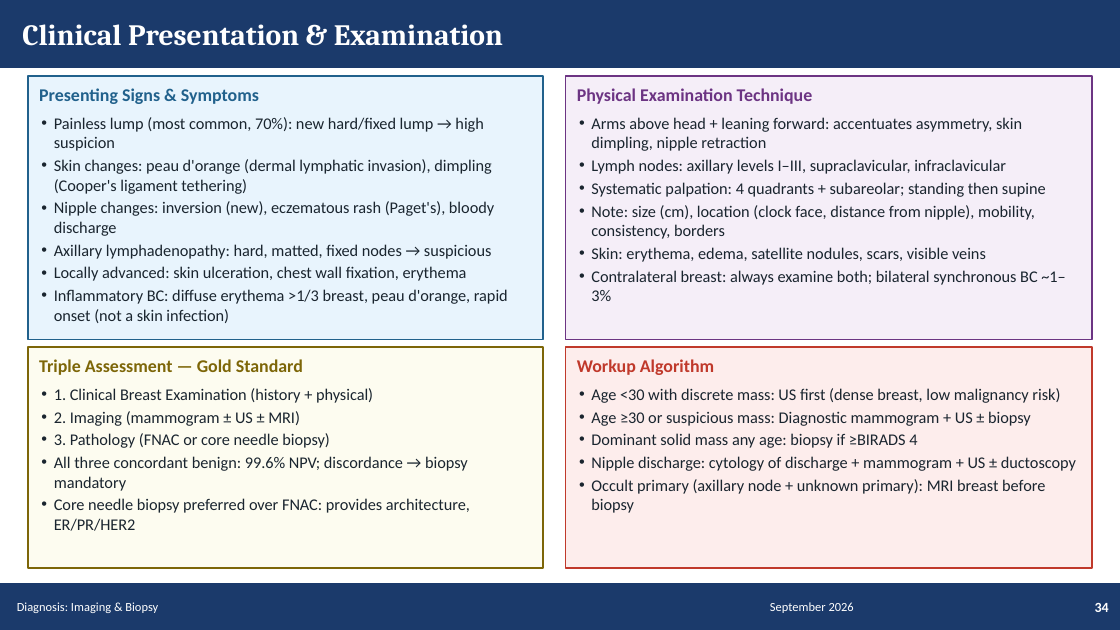
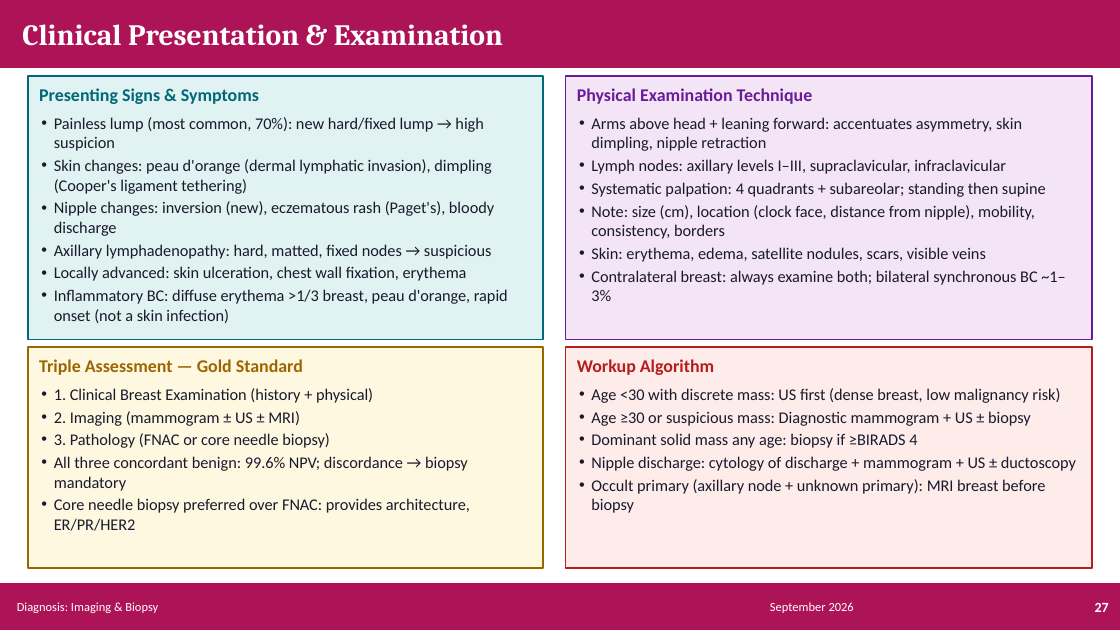
Before and after one commit to Muluamlak/Phone, a slide deck: slide 27 of BreastCancer_Management_Enhanced.pptx (slide 34 before the commit). Drawn at 1120x630 pixels with LibreOffice and Linux fonts; fonts in the diff are those of the drawing. Boxes give left, top, right and bottom in pixels: in the first picture for what was removed or moved away, otherwise in the second. Text is boxed around its words. In the diff, an @@ line names an element or a change of style, - is before the commit and + after.

```diff
--- a/BreastCancer_Management_Enhanced.pptx
+++ b/BreastCancer_Management_Enhanced.pptx
@@ rectangle at [0,0,1120,67]: fill #1B3A6B to #AD1457; outline #1B3A6B 1 pt to #AD1457 1 pt @@
@@ rectangle at [28,76,543,339]: fill #E8F4FD to #E0F2F1; outline #21618C 1 pt to #006978 1 pt @@
@@ text "Presenting Signs & Symptoms" at [39,88,259,104]: text colour #21618C to #006978 @@
@@ rectangle at [566,76,1092,339]: fill #F5EEF8 to #F3E5F5; outline #6C3483 1 pt to #6A1B9A 1 pt @@
@@ text "Physical Examination Technique" at [577,88,813,104]: text colour #6C3483 to #6A1B9A @@
@@ rectangle at [28,347,543,568]: fill #FDFCF0 to #FFF8E1; outline #7D6608 1 pt to #9C6500 1 pt @@
@@ text "Triple Assessment — Gold Standard" at [39,359,303,375]: text colour #7D6608 to #9C6500 @@
@@ rectangle at [566,347,1092,568]: fill #FDEDEC to #FDECEA; outline #C0392B 1 pt to #B71C1C 1 pt @@
@@ text "Workup Algorithm" at [577,359,714,375]: text colour #C0392B to #B71C1C @@
@@ text "1. Clinical Breast Examination (history ..." at [54,388,470,531]: text colour #1A252F to #1A1A2E @@
@@ rectangle at [0,584,1120,629]: fill #1B3A6B to #AD1457; outline #1B3A6B 1 pt to #AD1457 1 pt @@
@@ text at [1095,603,1109,612]: text changed @@
-34
+27
```
Also in this commit, not shown: 58 other slides changed, 17 slides added, 36 slides removed.
